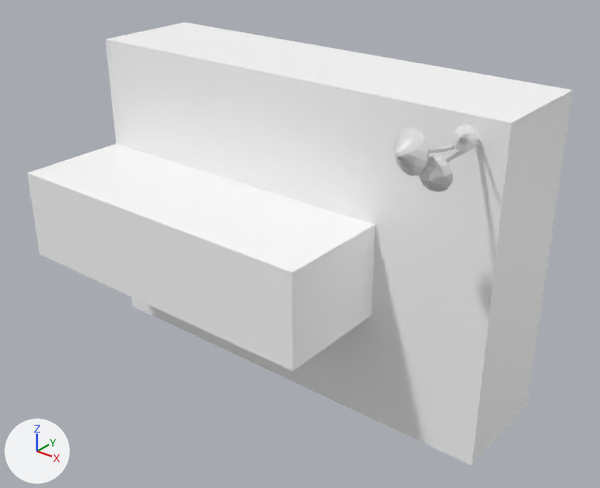
The glTF model HANAHIME/Game/resource/user/model/stage/Stage2.glb: old version first, new version second.
Before and after are seen from a 50 mm camera at (56.6, -43.6, 29.3) aimed at (16.9, 6.0, -1.5). Lighting does not change. The marker at lower left points along +X, +Y and +Z. Where no turn or scale is listed for an object, it has been applied to the vertices. Vertices at the same position are counted once.

The scene before the commit, as lines of its bpy script (objects in view):
```python
me_cube_047 = bpy.data.meshes.new('Cube.047')
me_cube_047.from_pydata(...)  # 293 vertices, 562 faces; spans x -2.45..1.8, y -7.73..1.96, z -1.87..2.32
me_cube_047.materials.append(mat_material_047)  # white #e7e7e7
me_立方体_010 = bpy.data.meshes.new('立方体.010')
me_立方体_010.from_pydata(...)  # 52 vertices, 100 faces; spans x -5.0..35.0, y -5.0..15.0, z -14.0..14.0
# faces by material slot: [8, 92]
me_立方体_010.materials.append(mat_terrianmaterial_007)  # dark grey #4a5249
me_立方体_010.materials.append(mat_マテリアル_113)  # white #ffffff
ob_mushroom_1 = bpy.data.objects.new('Mushroom.1', me_cube_047)
ob_mushroom_1.location = (32.72, 4.81, 11.31)
ob_stage2_0_002 = bpy.data.objects.new('Stage2_0.002', me_立方体_010)
ob_stage2_0_002.location = (0.0, 0.0, -1.0)
```
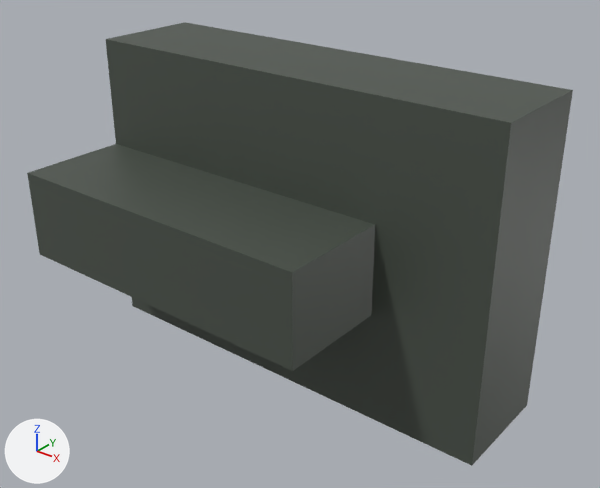
Edits to the bpy script that builds the scene:
```text
Change me_立方体_010:
    where me_立方体_010.from_pydata(...)  # 52 vertices, 100 faces; spans x -5.0..35.0, y -5.0..15.0, z -14.0..14.0
    used by ob_stage2_0_002; location = (0.0, 0.0, -1.0)
    me_立方体_010 part 1: 92 faces spanning x -5.0..35.0, y -5.0..15.0, z -14.0..14.0 switch from mat_マテリアル_113 (white #ffffff) to mat_terrianmaterial_007 (dark grey #4a5249)
Remove ob_mushroom_1:
    ob_mushroom_1 = bpy.data.objects.new('Mushroom.1', me_cube_047)
    ob_mushroom_1.location = (32.72, 4.81, 11.31)
```

What differs and where, as boxes [x1, y1, x2, y2] in the pictures (600 x 488 px):
'Mushroom.1', deleted: before [393, 125, 481, 192]
part 1 of me_立方体_010, recoloured (white to grey): [27, 22, 573, 466] in both
